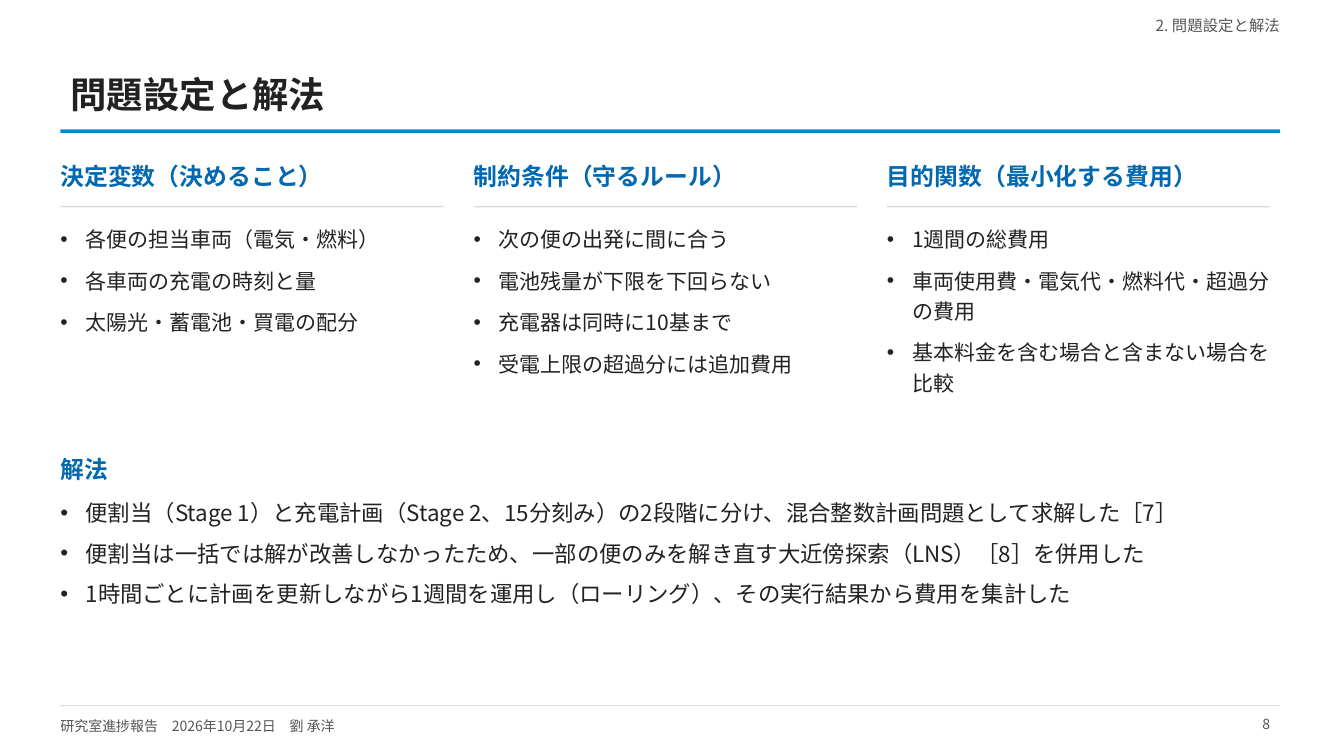
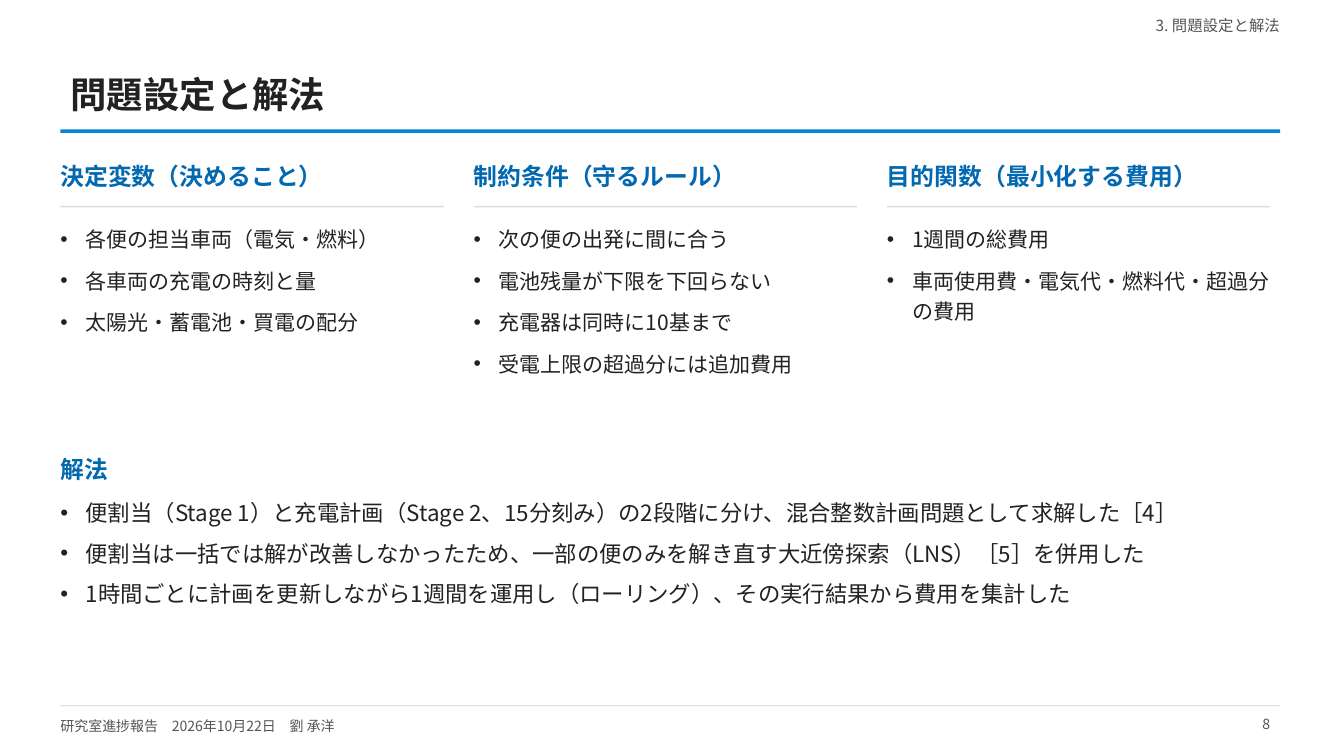
Before and after one commit to CYLIU2003/master-course, a slide deck: slide 8 of outcome/2026-10-22_lab_progress/lab_progress_20261022.pptx. Drawn at 1344x756 pixels with LibreOffice and Linux fonts; fonts in the diff are those of the drawing. Boxes give left, top, right and bottom in pixels: in the first picture for what was removed or moved away, otherwise in the second. Text is boxed around its words. In the diff, an @@ line names an element or a change of style, - is before the commit and + after.

```diff
--- a/outcome/2026-10-22_lab_progress/lab_progress_20261022.pptx
+++ b/outcome/2026-10-22_lab_progress/lab_progress_20261022.pptx
@@ text at <box>1156,18,1280,32</box>: text changed @@
-2. 問題設定と解法
+3. 問題設定と解法
@@ text at <box>912,342,1269,393</box>: paragraph removed @@
-• 基本料金を含む場合と含まない場合を比較
@@ text at <box>86,502,1177,564</box>: text changed @@
-• 便割当（Stage 1）と充電計画（Stage 2、15分刻み）の2段階に分け、混合整数計画問題として求解した［7］
-• 便割当は一括では解が改善しなかったため、一部の便のみを解き直す大近傍探索（LNS）［8］を併用した
+• 便割当（Stage 1）と充電計画（Stage 2、15分刻み）の2段階に分け、混合整数計画問題として求解した［4］
+• 便割当は一括では解が改善しなかったため、一部の便のみを解き直す大近傍探索（LNS）［5］を併用した
```
Also in this commit, not shown: 16 other slides changed, 1 slide added, 4 slides removed, 4 other files.
